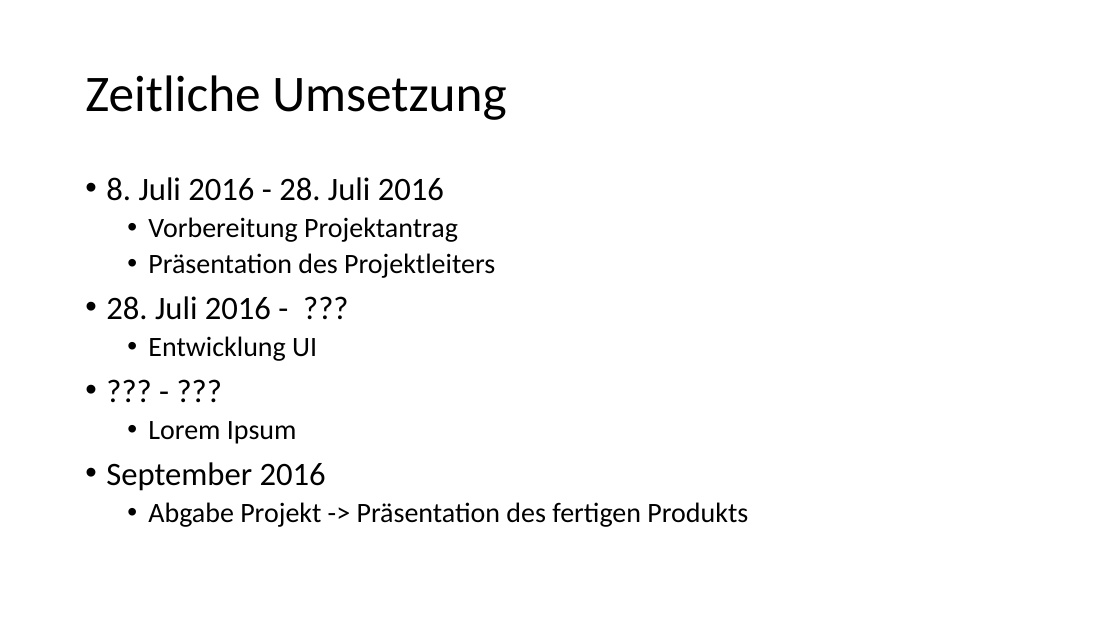
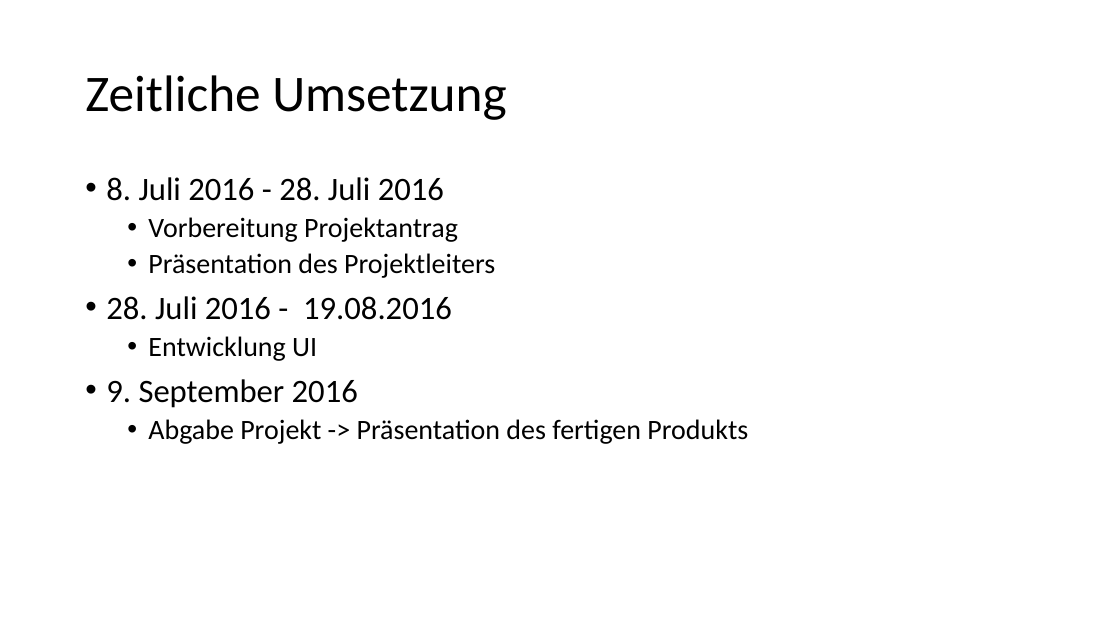
Before and after one commit to Masterarth/PM, a slide deck: slide 7 of documents/projectmanagement/Allgemeines/Machbarkeitsstudie.pptx. Drawn at 1120x630 pixels with LibreOffice and Linux fonts; fonts in the diff are those of the drawing. Boxes give left, top, right and bottom in pixels: in the first picture for what was removed or moved away, otherwise in the second. Text is boxed around its words. In the diff, an @@ line names an element or a change of style, - is before the commit and + after.

```diff
--- a/documents/projectmanagement/Allgemeines/Machbarkeitsstudie.pptx
+++ b/documents/projectmanagement/Allgemeines/Machbarkeitsstudie.pptx
@@ text at bbox=[106, 296, 452, 320]: text changed @@
-• 28. Juli 2016 - ???
+• 28. Juli 2016 - 19.08.2016
@@ text at bbox=[106, 379, 358, 408]: text changed @@
-• ??? - ???
-  • Lorem Ipsum
-• September 2016
+• 9. September 2016
```
Also in this commit, not shown: 3 other slides changed, 1 slide added.
